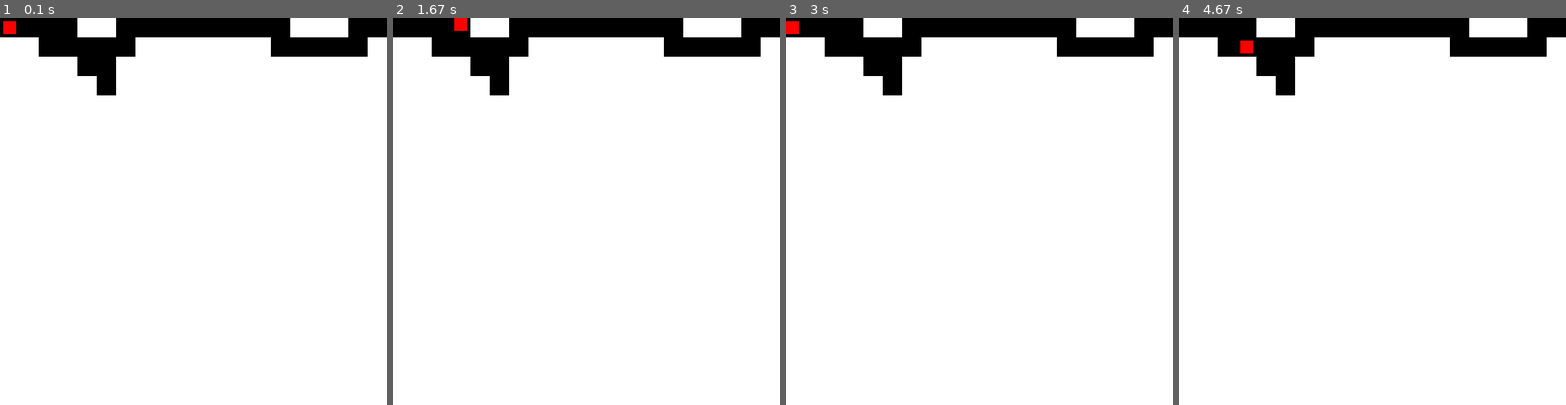
Above: before the commit, frames 1-4 (left to right).
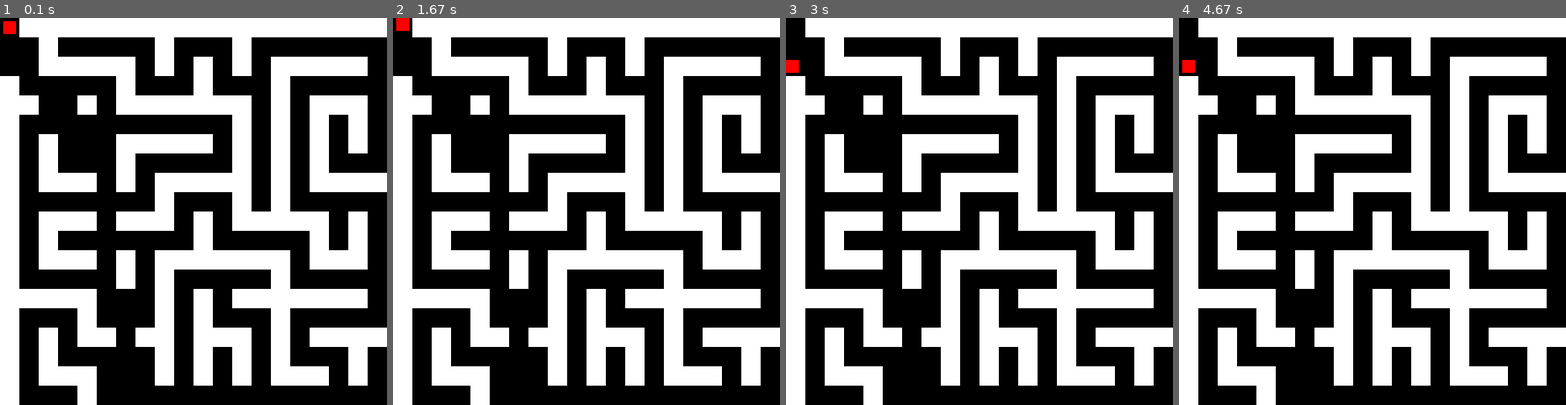
Above: after the commit, the same moments.

Repository: danadrianmirea/python-playground
Game: pygame game, started from maze_game.py
Same seed, same stepped clock (60 frames per second), same inputs: the game is played once before the commit and once after it.
Inputs:
- Up to frame 1 (0.1 s): no input
- Up to frame 2 (1.67 s): tap A at 0.33 s; hold Right 0.67-1.13 s; hold Up 1.17-1.47 s
- Up to frame 3 (3 s): hold Left 2-2.53 s; hold Down 2.57-2.87 s
- Up to frame 4 (4.67 s): hold Up 3.33-3.7 s; hold Right 3.73-4.37 s; hold Down from 4.4 s (still down)

The runs differ from the first frame. In frame 1, 55% of the frame differs, in the area x 0-100%, y 0-100%; in frame 2, 55%; in frame 3, 55%; in frame 4, 55%.

Commit message:
fix the maze generation code a bit

Diff:
--- a/maze_game.py
+++ b/maze_game.py
@@ -36,30 +36,114 @@
             0 <= cell_y < MAZE_HEIGHT and
             maze[cell_y][cell_x] == 0)
 
-# Create a simple path (this is a very basic maze for prototype)
-def create_simple_maze():
-    # Start with all walls
-    # Create a basic path from top left to right side
-    current_x = 0
-    current_y = 0
-    maze[current_y][current_x] = 0  # Start position
-
-    # Create random path to right side
-    while current_x < MAZE_WIDTH - 1:
-        if current_y > 0 and random.random() < 0.5:
-            maze[current_y-1][current_x] = 0  # Create up path
-            current_y -= 1
-        elif current_y < MAZE_HEIGHT - 1 and random.random() < 0.5:
-            maze[current_y+1][current_x] = 0  # Create down path
-            current_y += 1
-        else:
-            maze[current_y][current_x+1] = 0  # Create right path
-            current_x += 1
-
-    # Ensure exit on right side
-    maze[current_y][MAZE_WIDTH-1] = 0
-
-create_simple_maze()
+def is_solvable():
+    # Use BFS to check if there's a path from start to end
+    from collections import deque
+
+    # Start from top-left, end at bottom-right
+    start = (0, 0)
+    end = (MAZE_WIDTH - 1, MAZE_HEIGHT - 1)
+
+    if maze[start[1]][start[0]] == 1 or maze[end[1]][end[0]] == 1:
+        return False
+
+    queue = deque([start])
+    visited = {start}
+
+    while queue:
+        current = queue.popleft()
+        if current == end:
+            return True
+
+        x, y = current
+        # Check all four directions
+        for dx, dy in [(0, 1), (1, 0), (0, -1), (-1, 0)]:
+            next_x, next_y = x + dx, y + dy
+            next_pos = (next_x, next_y)
+
+            if (0 <= next_x < MAZE_WIDTH and
+                0 <= next_y < MAZE_HEIGHT and
+                maze[next_y][next_x] == 0 and
+                next_pos not in visited):
+                queue.append(next_pos)
+                visited.add(next_pos)
+
+    return False
+
+def generate_maze():
+    max_attempts = 10  # Maximum number of attempts to generate a solvable maze
+    attempt = 0
+
+    while attempt < max_attempts:
+        attempt += 1
+        # Initialize maze with walls
+        for y in range(MAZE_HEIGHT):
+            for x in range(MAZE_WIDTH):
+                maze[y][x] = 1
+
+        # Use a stack for iterative approach
+        stack = [(1, 1)]  # Start from top-left corner
+        maze[1][1] = 0  # Carve starting point
+
+        while stack:
+            current = stack[-1]
+            x, y = current
+
+            # Define possible directions (up, right, down, left)
+            directions = [(0, -2), (2, 0), (0, 2), (-2, 0)]
+            random.shuffle(directions)
+
+            # Try each direction
+            found_path = False
+            for dx, dy in directions:
+                next_x, next_y = x + dx, y + dy
+                # Check if the next cell is within bounds and is a wall
+                if (0 <= next_x < MAZE_WIDTH and
+                    0 <= next_y < MAZE_HEIGHT and
+                    maze[next_y][next_x] == 1):
+                    # Carve the cell between current and next
+                    maze[y + dy//2][x + dx//2] = 0
+                    maze[next_y][next_x] = 0
+                    stack.append((next_x, next_y))
+                    found_path = True
+                    break
+
+            # If no path found, backtrack
+            if not found_path:
+                stack.pop()
+
+        # Ensure start and end points are accessible
+        maze[0][0] = 0  # Start point
+        maze[MAZE_HEIGHT-1][MAZE_WIDTH-1] = 0  # End point
+
+        # Create a path from start to end if needed
+        current_x, current_y = 0, 0
+        while current_x < MAZE_WIDTH - 1 or current_y < MAZE_HEIGHT - 1:
+            if current_x < MAZE_WIDTH - 1 and random.random() < 0.5:
+                maze[current_y][current_x + 1] = 0
+                current_x += 1
+            elif current_y < MAZE_HEIGHT - 1:
+                maze[current_y + 1][current_x] = 0
+                current_y += 1
+
+        # If maze is solvable, we're done
+        if is_solvable():
+            break
+
+    # If we couldn't generate a solvable maze after max attempts,
+    # create a simple path from start to end
+    if attempt >= max_attempts:
+        for y in range(MAZE_HEIGHT):
+            for x in range(MAZE_WIDTH):
+                maze[y][x] = 1
+        # Create a simple path from start to end
+        for x in range(MAZE_WIDTH):
+            maze[0][x] = 0
+        for y in range(MAZE_HEIGHT):
+            maze[y][MAZE_WIDTH-1] = 0
+
+# Generate the maze
+generate_maze()
 
 # Game loop
 running = True
